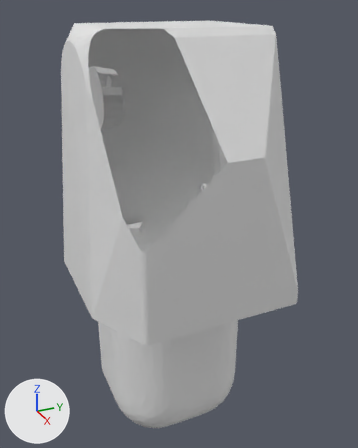
An edit to the OBJ model assets/sim_data/urdf/robot_hand/thumb_tip.obj, drawn before and after from the same camera.
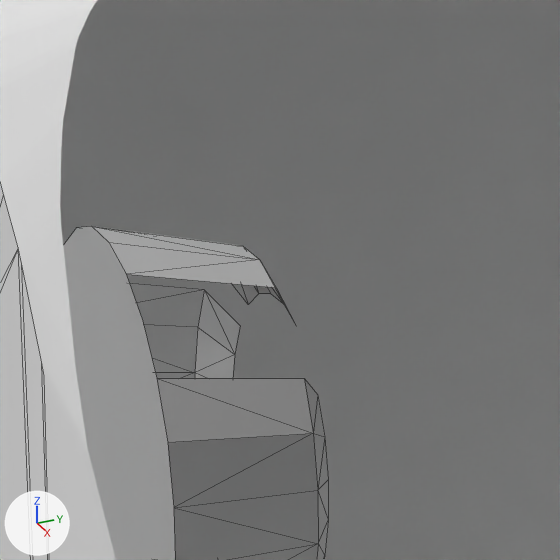
There are two pictures of each version: one whole from a 50 mm camera at (0.007, 0.0336, -0.0655) aimed at (-0.0611, 0.0642, -0.0995), one close up on the part from 22% to 44% of the width and 8% to 25% of the height. The lights are fixed; the arrows at lower left show +X, +Y and +Z. The first two pictures are the older version. The close-ups show mesh edges as thin lines. Everything nearer to the camera than a plane just in front of the edit is cut away. Where no turn or scale is listed for an object, it has been applied to the vertices.

The first close-up shows 'thumb_tip'.
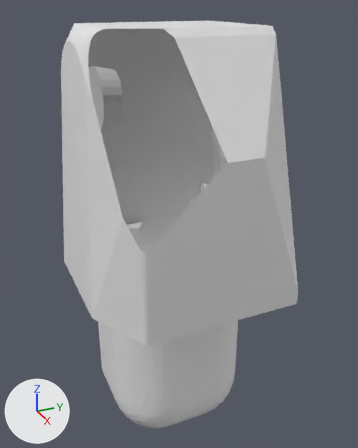
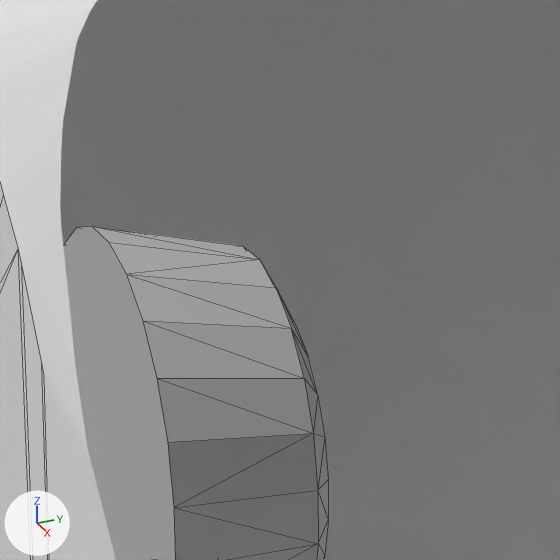
Diff of the bpy script that builds the scene:
```diff
--- a/assets/sim_data/urdf/robot_hand/thumb_tip.obj.py
+++ b/assets/sim_data/urdf/robot_hand/thumb_tip.obj.py
@@ me_thumb_tip @@
 # used by ob_thumb_tip; location = (0.0, 0.0, 0.0)
-me_thumb_tip.from_pydata(...)  # 1477 vertices, 2373 faces; spans x -0.0737..-0.0441, y 0.0468..0.0798, z -0.1406..-0.069
+me_thumb_tip.from_pydata(...)  # 1479 vertices, 2388 faces; spans x -0.0737..-0.0441, y 0.0468..0.0798, z -0.1406..-0.069
+# me_thumb_tip part 1
+# 2 vertices are added at (-0.0604, 0.0553, -0.0763), (-0.0598, 0.0548, -0.0757)
+# 15 new faces join them
```

Location of each change, (x1, y1, x2, y2) in pixels of the close-ups (560 x 560 px):
part 1 of me_thumb_tip, added: after (126, 274, 317, 393)
